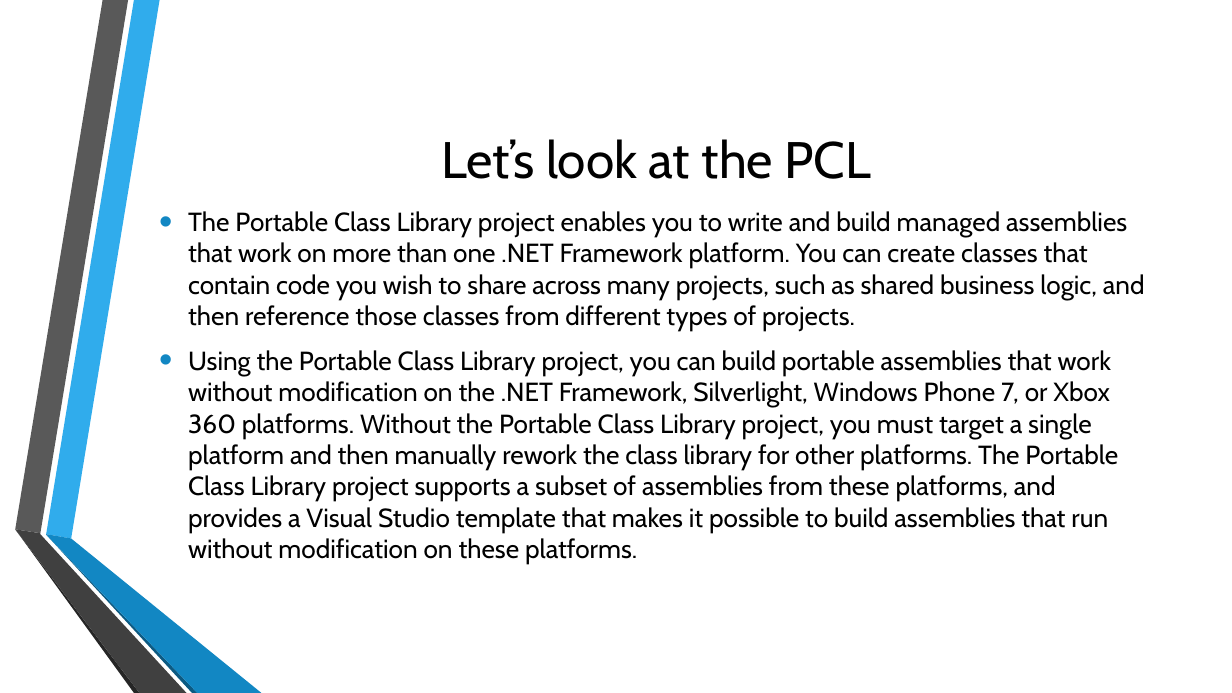
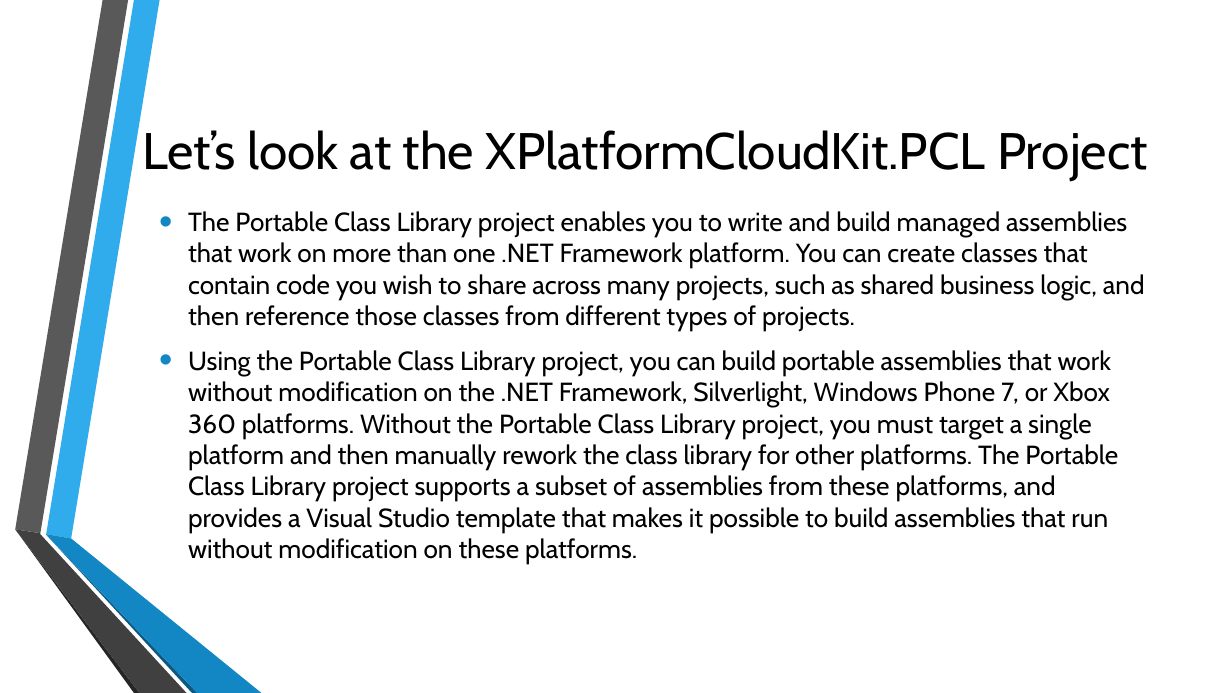
Before and after one commit to toolboc/XPlatformCloudKit, a slide deck: slide 14 of XPlatformCloudkit.pptx. Drawn at 1232x693 pixels with LibreOffice and Linux fonts; fonts in the diff are those of the drawing; background and template pictures are left out. Boxes give left, top, right and bottom in pixels: in the first picture for what was removed or moved away, otherwise in the second. Text is boxed around its words. In the diff, an @@ line names an element or a change of style, - is before the commit and + after.

```diff
--- a/XPlatformCloudkit.pptx
+++ b/XPlatformCloudkit.pptx
@@ title at bbox=[142, 130, 1148, 180]: text changed @@
-Let’s look at the PCL
+Let’s look at the XPlatformCloudKit.PCL Project
```
Also in this commit, not shown: 3 other slides changed, 1 slide added.
